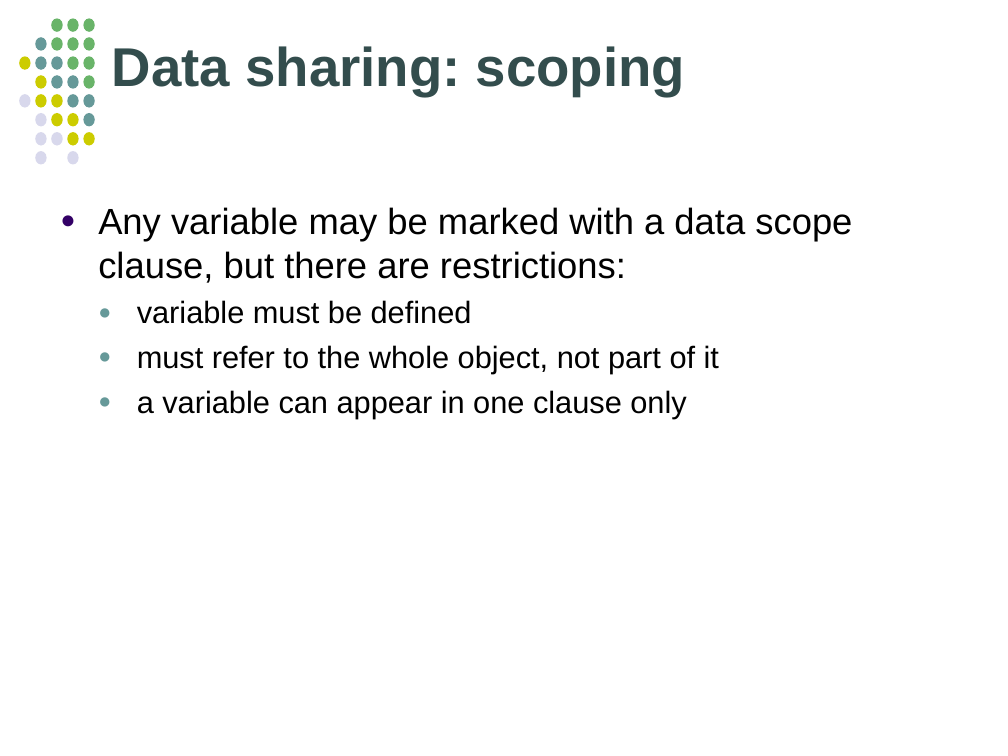
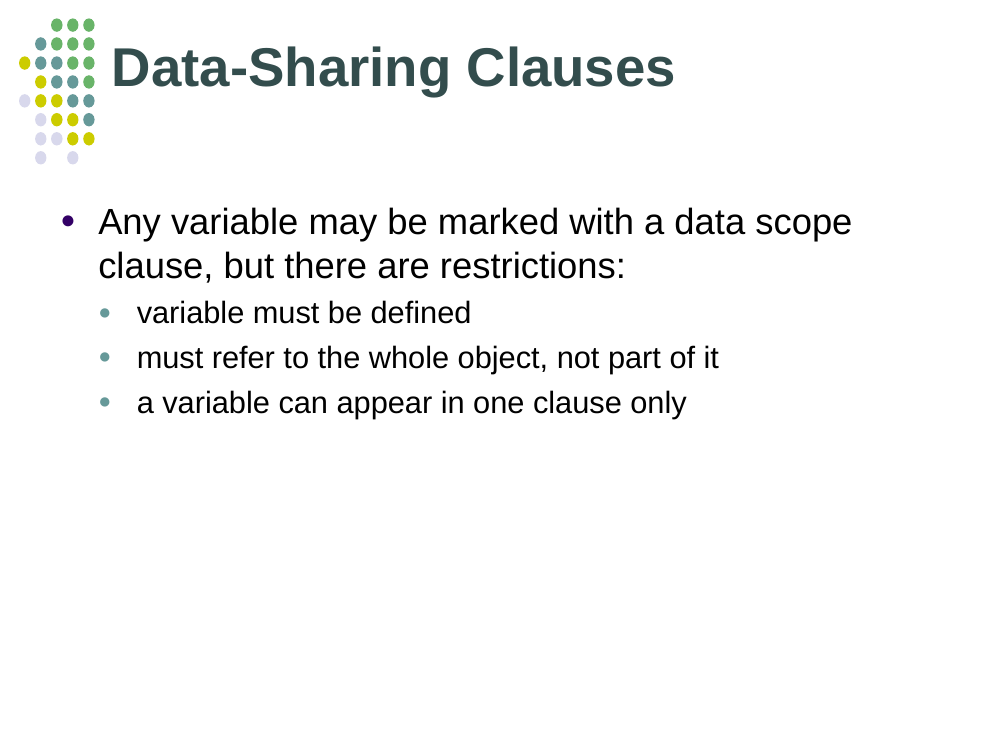
Before and after one commit to jablub/chpc_omp, a slide deck: slide 108 of OpenMP_MKuttel_CHPCWinterSchool2012.odp (slide 105 before the commit). Drawn at 1008x756 pixels with LibreOffice and Linux fonts; fonts in the diff are those of the drawing. Boxes give left, top, right and bottom in pixels: in the first picture for what was removed or moved away, otherwise in the second. Text is boxed around its words. In the diff, an @@ line names an element or a change of style, - is before the commit and + after.

```diff
--- a/OpenMP_MKuttel_CHPCWinterSchool2012.odp
+++ b/OpenMP_MKuttel_CHPCWinterSchool2012.odp
@@ title at [112, 46, 676, 96]: text changed @@
-Data sharing: scoping
+Data-Sharing Clauses
```
Also in this commit, not shown: 43 other slides changed, 28 slides added, 19 slides removed, 20 other files.
